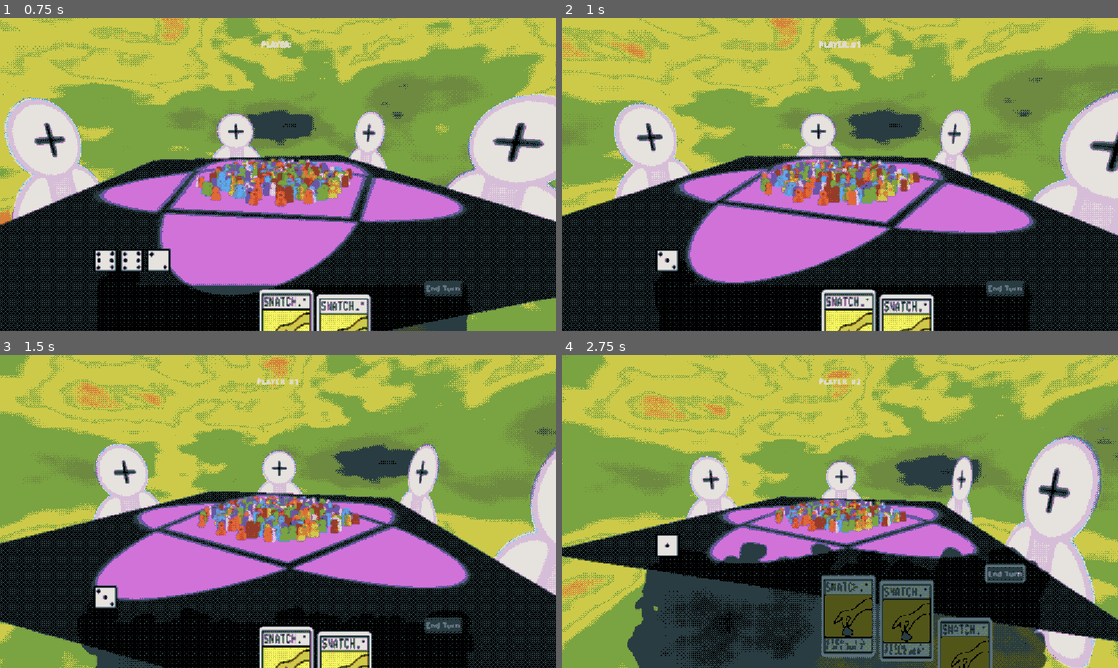
Above: before the commit, frames 1-4 (two rows, left to right).
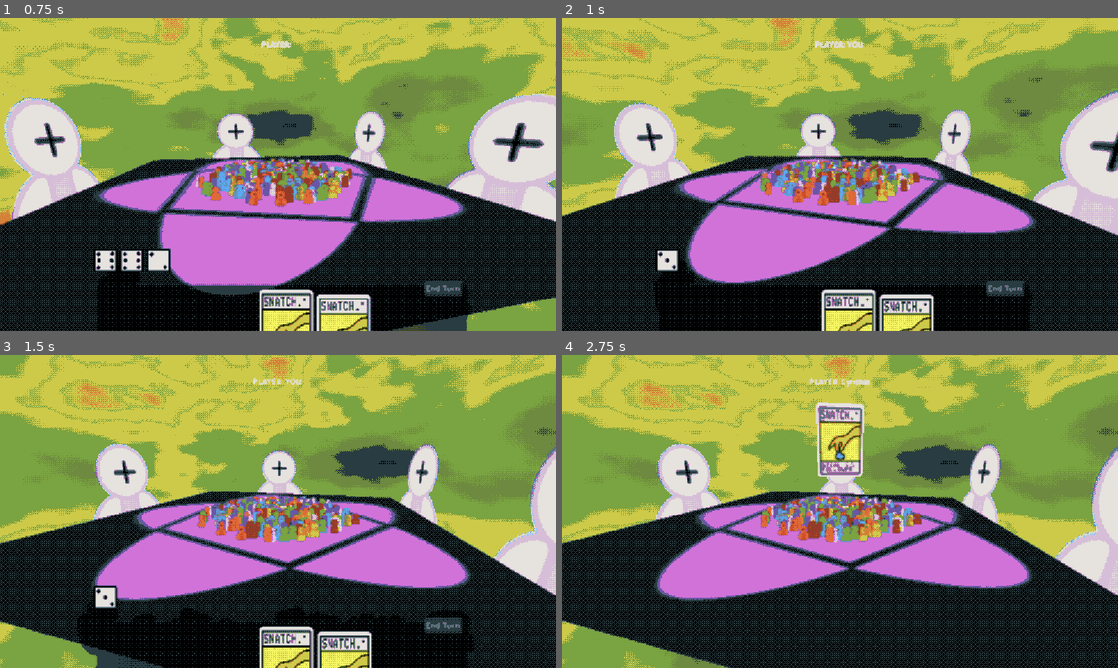
Above: after the commit, the same moments.

Repository: Kaplin86/CULTS
Game: Godot game, scene res://main.tscn
Two runs of this game, one before a commit and one after it. Both use one fixed random seed, a clock stepped at 60 frames per second and the inputs below.
Inputs (mouse positions are in pixels of both pictures, inside the frame that each line leads up to):
- Up to frame 1 (0.75 s): tap Enter at 0.5 s; move the mouse to (400, 158) at 0.52 s; hold Right (ui_right) from 0.53 s (still down); tap Alt at 0.6 s; click (400, 158) at 0.67 s
- Up to frame 2 (1 s): keep holding Right (ui_right)
- Up to frame 3 (1.5 s): release Right (ui_right) at 1.25 s; drag from (166, 527) to (250, 574) at 1.27 s
- Up to frame 4 (2.75 s): click "End Turn" at 2 s

Frame 1 is identical in both runs. In frame 2, 0.1% of the frame differs, in the area x 45-55%, y 7-10%; in frame 3, 0.1%; in frame 4, 55%, in the area x 0-100%, y 0-100%.

Commit message:
added user targeting

Diff:
--- a/main.tscn
+++ b/main.tscn
@@ -8,6 +8,7 @@
 [ext_resource type="PackedScene" uid="uid://fn40tw2d1soe" path="res://scenes/metaball_texture.tscn" id="5_vivmo"]
 [ext_resource type="Script" uid="uid://bggu23sc4k87m" path="res://scripts/cardContainer.gd" id="6_7mycd"]
 [ext_resource type="Resource" uid="uid://1jbip0dcrdsa" path="res://assets/cardData/idle.tres" id="7_4c57u"]
+[ext_resource type="Resource" uid="uid://d7fqll8kf2pn" path="res://assets/cardData/snatch.tres" id="8_2cqfq"]
 [ext_resource type="Script" uid="uid://bf0yg8p24j4kw" path="res://scripts/CardHandler.gd" id="8_5vw27"]
 [ext_resource type="Texture2D" uid="uid://b3c7v5rq1wmc6" path="res://assets/dice/1.svg" id="8_kek77"]
 [ext_resource type="Texture2D" uid="uid://02bwcn7mc1jq" path="res://assets/board/board.svg" id="10_4c57u"]
@@ -205,7 +206,7 @@
 
 [node name="Card" parent="UIHandler/ViewCards/Container" instance=ExtResource("5_7mycd")]
 layout_mode = 2
-cardData = ExtResource("7_4c57u")
+cardData = ExtResource("8_2cqfq")
 
 [node name="Card2" parent="UIHandler/ViewCards/Container" instance=ExtResource("5_7mycd")]
 layout_mode = 2
--- a/scripts/BoardHandler.gd
+++ b/scripts/BoardHandler.gd
@@ -1,7 +1,7 @@
 extends Node
 class_name boardHandlerNode
 
-var playerObjects : Array[PlayerResource] = [PlayerResource.new(true,References.takenNames),PlayerResource.new(true,References.takenNames),PlayerResource.new(false,References.takenNames),PlayerResource.new(false,References.takenNames),PlayerResource.new(false,References.takenNames)]
+var playerObjects : Array[PlayerResource] = [PlayerResource.new(true,References.takenNames),PlayerResource.new(false,References.takenNames),PlayerResource.new(false,References.takenNames),PlayerResource.new(false,References.takenNames),PlayerResource.new(false,References.takenNames)]
 
 @export var MainArea : Area3D
 @export var PlayerplayingAreas : Array[Area3D] = []
@@ -184,6 +184,10 @@
 	renderNewBoard()
 
 
+	#await get_tree().create_timer(1).timeout
+
+	#simGames()
+
 	await get_tree().create_timer(1).timeout
 
 	for E in playerObjects:
@@ -224,7 +228,7 @@
 					boardFiguresLastTurn = boardFigures.duplicate()
 
 					for plyr in playerObjects:
-						runTurn(plyr)
+						runTurn(plyr,false)
 
 					if boardFigures == boardFiguresLastTurn:
 						boardFigures = {"h":0}
@@ -243,7 +247,10 @@
 
 var currentPlayerPips = 0
 var currentPlayer = null
-func runTurn(player :PlayerResource):
+
+var userTargeting = false
+
+func runTurn(player :PlayerResource, anim = true):
 	queueAnims.clear()
 	currentPlayerPips = randi_range(1,6)
 	currentPlayer = player
@@ -260,45 +267,50 @@
 				lowestCost = CARD.pipCost
 
 
-		print("lowest costsz si ", lowestCost)
 		while currentPlayerPips >= lowestCost:
 			var availableCards : Array[CardData] = []
 			for CARD in player.cards:
 				if CARD.pipCost <= currentPlayerPips:
 					availableCards.append(CARD)
 
-			var usingCard : CardData = availableCards.pick_random()
-
-			References.CardHandler.runCard(usingCard,player,currentPlayerPips)
-			currentPlayerPips -= usingCard.pipCost + usingCard.consumeExtraPips
+			var ChosenCard : CardData = availableCards.pick_random()
+
+			References.CardHandler.runCard(ChosenCard,player,currentPlayerPips)
+			currentPlayerPips -= ChosenCard.pipCost + ChosenCard.consumeExtraPips
 			currentPlayerPips = max(currentPlayerPips,0)
 
-
-			await animatedCardSegment(usingCard)
+			if anim:
+				await animatedCardSegment(ChosenCard)
 
 			#print("using card ", usingCard.card_name, " for ", usingCard.pipCost)
 
 
 var usingCard = false
 
-func animatedCardSegment(carddata : CardData):
-	$"../BigCard/AnimationPlayer".play("fall")
-	await get_tree().create_timer(2).timeout
-	parseQueuedAnims()
-	print("card played is ", carddata.card_name)
-
-	$"../BigCard/AnimationPlayer".play("up")
-	await get_tree().create_timer(1).timeout
+func animatedCardSegment(carddata : CardData, state : int = -1):
+	if state in [-1,0]:
+		$"../BigCard/AnimationPlayer".play("fall")
+
+	if state in [-1]:
+		await get_tree().create_timer(2).timeout
+
+	if state in [-1,1]:
+		parseQueuedAnims()
+
+		$"../BigCard/AnimationPlayer".play("up")
+		await get_tree().create_timer(1).timeout
 
 func playerUsedCard(cardData : CardData):
 	print("got card")
 	usingCard = true
 
-	References.CardHandler.runCard(cardData,currentPlayer,currentPlayerPips)
+	await animatedCardSegment(cardData,0)
+
+	await References.CardHandler.runCard(cardData,currentPlayer,currentPlayerPips)
 
 	currentPlayerPips -= cardData.pipCost + cardData.consumeExtraPips
 	currentPlayerPips = max(currentPlayerPips,0)
 	References.uiHandler.displayPips(currentPlayerPips)
 
-	await animatedCardSegment(cardData)
+	await animatedCardSegment(cardData,1)
 	usingCard = false
--- a/scripts/CardHandler.gd
+++ b/scripts/CardHandler.gd
@@ -17,7 +17,7 @@
 
 	for effectChunk : EffectData in data.effects:
 		if effectChunk.targetGroup == effectChunk.targetFactions.SELECTED_ENEMY and selected_target == null:
-			selected_target = player.getSelectedTarget(player,data)
+			selected_target = await player.getSelectedTarget(player,data)
 
 
 	for effectChunk : EffectData in data.effects:
--- a/scripts/playerResource.gd
+++ b/scripts/playerResource.gd
@@ -35,7 +35,10 @@
 
 func getSelectedTarget(running : PlayerResource,card : CardData = null) -> PlayerResource: ## Allows a choosing of an enemy. Random for CPUs.
 	if isUser:
-		return References.boardHandler.playerObjects[1]
+		References.boardHandler.userTargeting = true
+		var targetNum : int = await References.uiHandler.chooseTarget
+		References.boardHandler.userTargeting = false
+		return References.boardHandler.playerObjects[targetNum]
 	else:
 		var playersArray = References.boardHandler.playerObjects.duplicate()
 		playersArray.erase(self)
--- a/ui_handler.gd
+++ b/ui_handler.gd
@@ -8,7 +8,10 @@
 var draggingOffset = Vector2.ZERO
 var draggingCard = null
 
+var selectorButtons = []
+
 signal turnEnded
+signal chooseTarget(targetNum : int)
 
 func _ready() -> void:
 	References.uiHandler = self
@@ -40,6 +43,42 @@
 	if References.boardHandler.currentPlayer:
 		if !References.boardHandler.currentPlayer.isUser:
 			viewCards = false
+
+	if selectorButtons.size() != References.boardHandler.playerObjects.size():
+		for I in selectorButtons:
+			I.queue_free()
+		selectorButtons.clear()
+		for I in References.boardHandler.playerObjects.size():
+			var newbutton = Button.new()
+			selectorButtons.append(newbutton)
+			newbutton.text = "Target"
+			add_child(newbutton)
+			newbutton.pressed.connect(chooseTarget.emit.bind(I))
+
+	for button in selectorButtons:
+		if References.boardHandler.playerObjects[selectorButtons.find(button)] == References.boardHandler.currentPlayer:
+			button.visible = false
+		elif !References.boardHandler.userTargeting:
+			button.visible = false
+		else:
+			button.visible = true
+		targetButtonMove(selectorButtons.find(button),button)
+
+func targetButtonMove(areaNum : int,button : Button):
+	var currentCam : Camera3D = get_viewport().get_camera_3d()
+
+	var boardArea = get_node("../Board/plyr"  + str(areaNum + 1))
+	var wantedPos = boardArea.global_position
+	var dist = boardArea.get_child(0).shape.radius
+	wantedPos.x += dist * sin(boardArea.get_child(0).global_rotation.y + deg_to_rad(90))
+	wantedPos.z += dist * cos(boardArea.get_child(0).global_rotation.y + deg_to_rad(90))
+
+
+	wantedPos += Vector3(0,1,0)
+	var PositionOnCamera = currentCam.unproject_position(wantedPos)
+	var buttonPosition = PositionOnCamera - (button.size / 2)
+	button.position = buttonPosition
+
 
 
 func _on_view_cards_mouse_entered() -> void:
Not shown: 1 places in main.tscn that only renumber resources
